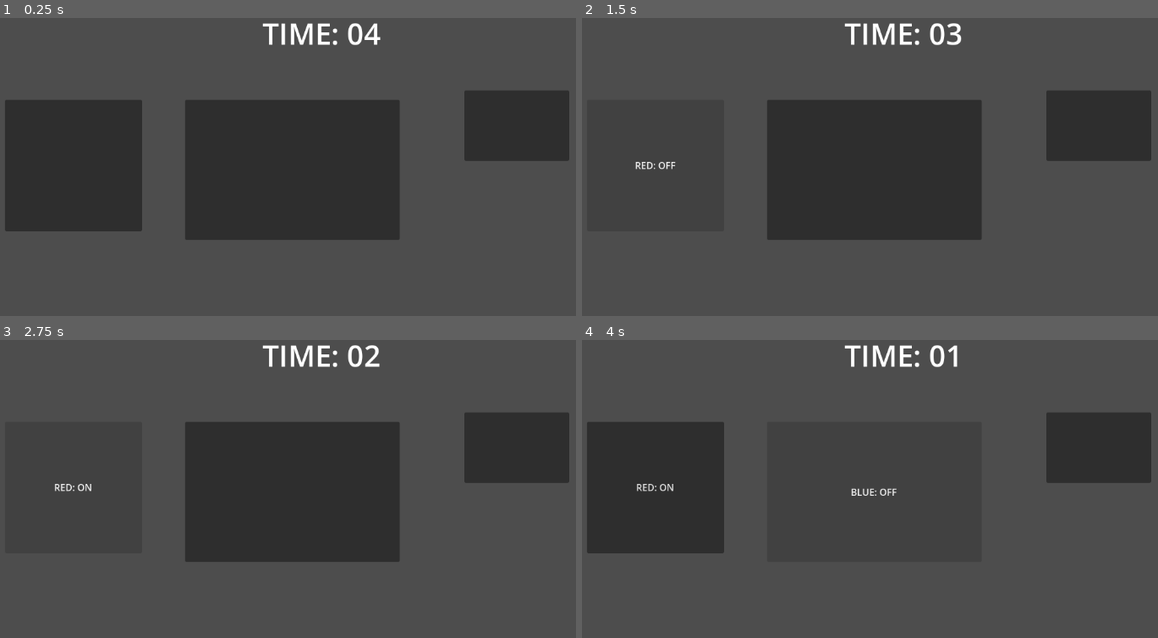
Above: before the commit, frames 1-4 (two rows, left to right).
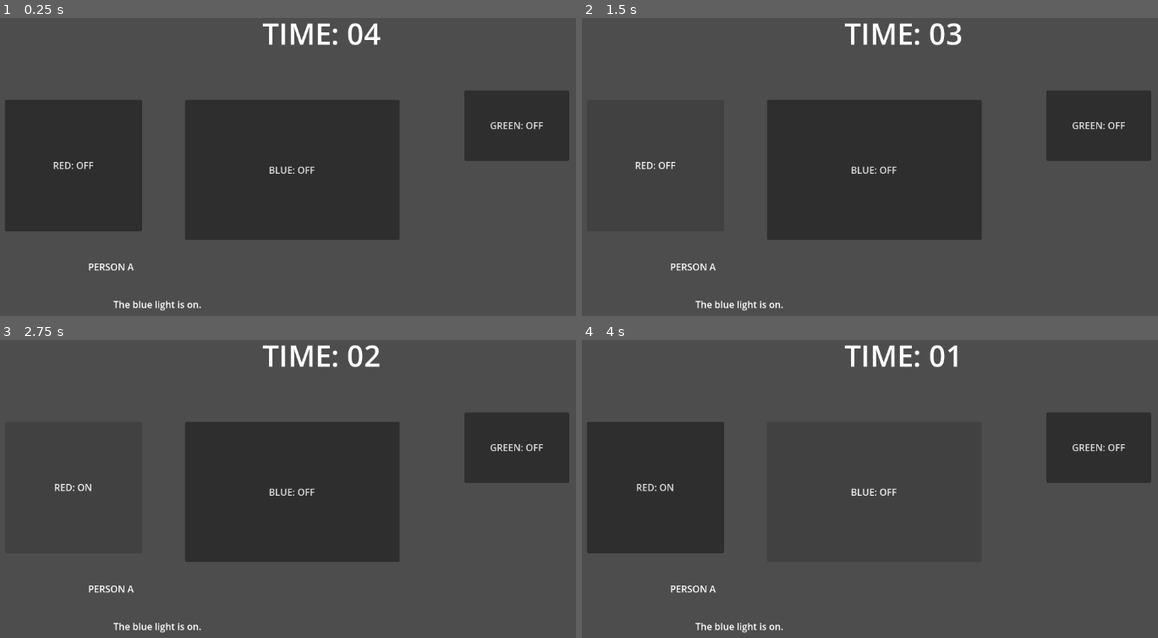
Above: after the commit, the same moments.

Repository: Mr-Excoem/brackeys-jam-2026-2
Game: Godot game, scene res://main.tscn
Same seed, same stepped clock (60 frames per second), same inputs: the game is played once before the commit and once after it. The project has no main scene, so this scene is started directly.
Inputs (mouse positions are in pixels of both pictures, inside the frame that each line leads up to):
- Up to frame 1 (0.25 s): no input
- Up to frame 2 (1.5 s): click (656, 167) at 0.5 s; click "RED: ON" at 1.25 s
- Up to frame 3 (2.75 s): click "RED: OFF" at 2 s
- Up to frame 4 (4 s): click (875, 491) at 2.75 s; click "BLUE: ON" at 3.5 s

The runs differ from the first frame. In frame 1, 0.6% of the frame differs, in the area x 9-95%, y 34-99%; in frame 2, 0.5%; in frame 3, 0.5%; in frame 4, 0.4%.

Commit message:
Basic Dialogue set up
still have to do next button

Diff:
--- a/brackeys-2026/main.gd
+++ b/brackeys-2026/main.gd
@@ -8,6 +8,17 @@
 var correct_blue = true
 var correct_green = false
 var bomb_defused = false
+var time_up = false
+
+# Dialogue
+var dialogue_index = 0
+
+var dialogue = [
+	{"speaker": "PERSON A", "text": "The blue light is on."},
+	{"speaker": "PERSON B", "text": "No, it isn't."},
+	{"speaker": "PERSON A", "text": "The red light is off."},
+	{"speaker": "PERSON B", "text": "The green light is on."}
+]
 
 func _on_red_light_pressed():
 	red_on = !red_on
@@ -25,14 +36,16 @@
 	check_solution()
 
 func _process(delta):
-	if bomb_defused:
+	if bomb_defused or time_up:
 		return
 
 	if time_left > 0:
 		time_left -= delta
 
-	if time_left < 0:
+	if time_left <= 0:
 		time_left = 0
+		time_up = true
+		print("TIME'S UP!")
 
 	var seconds = int(time_left)
 	$TimerLabel.text = "TIME: %02d" % seconds
@@ -41,3 +54,15 @@
 	if red_on == correct_red and blue_on == correct_blue and green_on == correct_green:
 		bomb_defused = true
 		print("BOMB DEFUSED!")
+
+func _ready():
+	$RedLight.text = "RED: OFF"
+	$BlueLight.text = "BLUE: OFF"
+	$GreenLight.text = "GREEN: OFF"
+	show_dialogue()
+
+func show_dialogue():
+	$SpeakerLabel.text = dialogue[dialogue_index]["speaker"]
+	$DialogueLabel.text = dialogue[dialogue_index]["text"]
+
+#proper combination:  red off, blue on, green off
--- a/brackeys-2026/main.tscn
+++ b/brackeys-2026/main.tscn
@@ -33,6 +33,20 @@
 horizontal_alignment = 1
 vertical_alignment = 1
 
+[node name="SpeakerLabel" type="Label" parent="." unique_id=759323636]
+offset_left = 208.0
+offset_top = 463.0
+offset_right = 323.0
+offset_bottom = 534.0
+text = "Person A"
+
+[node name="DialogueLabel" type="Label" parent="." unique_id=1733391273]
+offset_left = 251.0
+offset_top = 527.0
+offset_right = 636.0
+offset_bottom = 550.0
+text = "The blue light is already on."
+
 [connection signal="pressed" from="RedLight" to="." method="_on_red_light_pressed"]
 [connection signal="pressed" from="BlueLight" to="." method="_on_blue_light_pressed"]
 [connection signal="pressed" from="GreenLight" to="." method="_on_green_light_pressed"]
